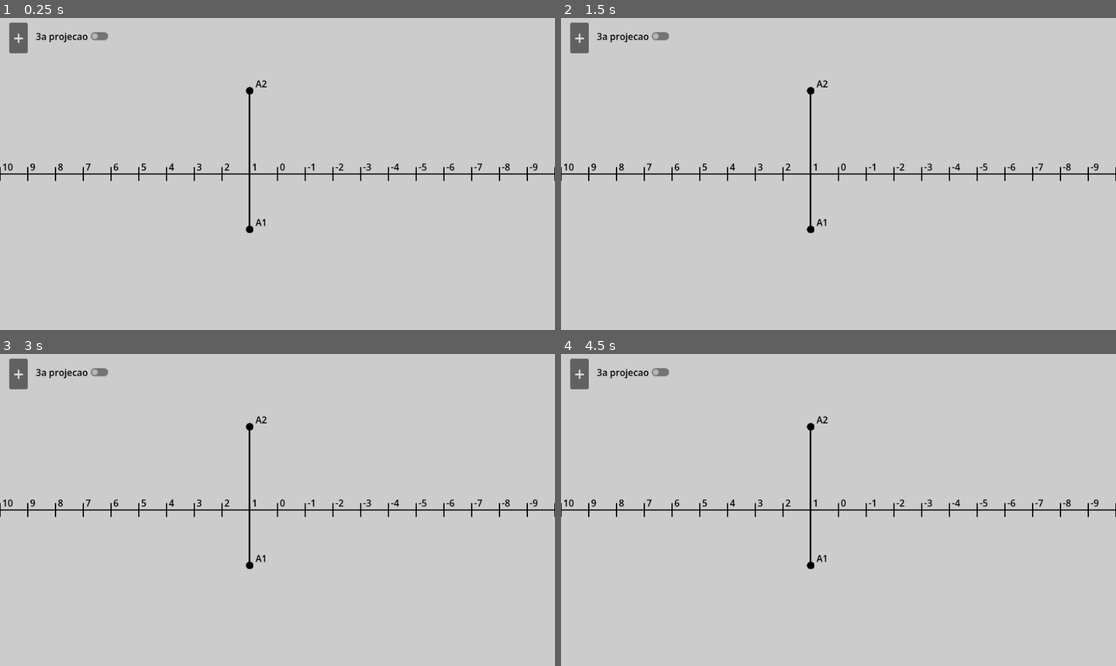
Above: before the commit, frames 1-4 (two rows, left to right).
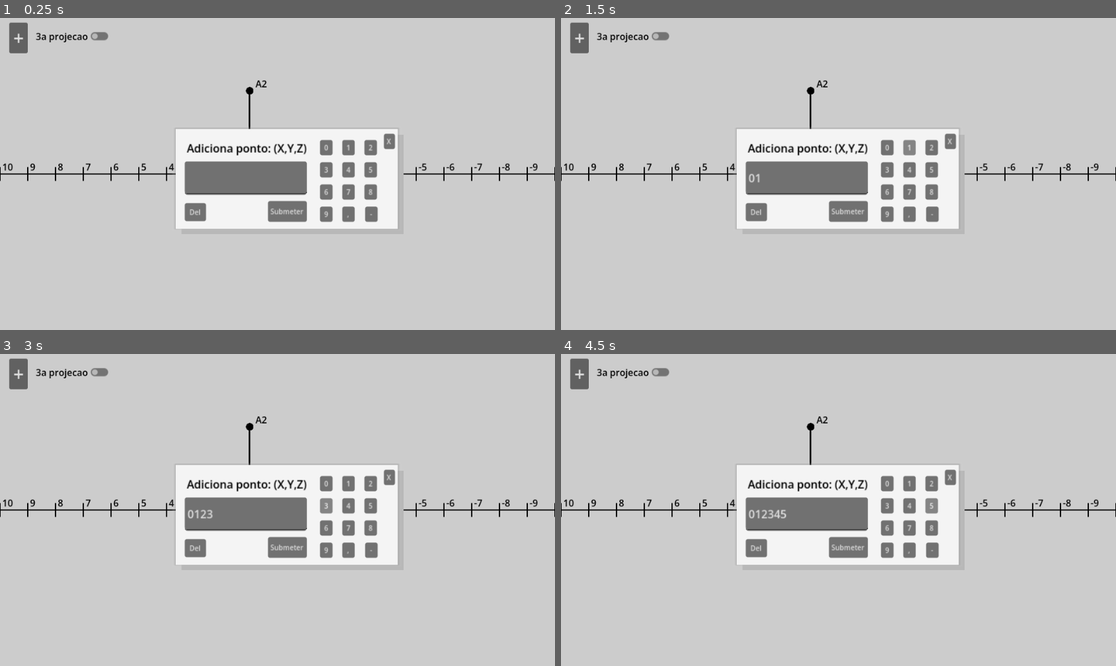
Above: after the commit, the same moments.

Repository: KP913/GeoDes-Editor
Game: Godot game, scene res://main.tscn
The game is run twice, just before and just after one commit, with the same random seed, the same clock (stepped at 60 frames per second) and the same inputs.
Inputs (mouse positions are in pixels of both pictures, inside the frame that each line leads up to):
- Up to frame 1 (0.25 s): no input
- Up to frame 2 (1.5 s): click (888, 149) at 0.5 s, where only the run after the commit has a clickable "0"; click (910, 149) at 1.25 s, where only the run after the commit has a clickable "1"
- Up to frame 3 (3 s): click (371, 485) at 2 s, where only the run after the commit has a clickable "2"; click (327, 506) at 2.75 s, where only the run after the commit has a clickable "3"
- Up to frame 4 (4.5 s): click (910, 506) at 3.5 s, where only the run after the commit has a clickable "4"; click (932, 506) at 4.25 s, where only the run after the commit has a clickable "5"

The runs differ from the first frame. In frame 1, 12% of the frame differs, in the area x 31-73%, y 34-70%; in frame 2, 12%; in frame 3, 12%; in frame 4, 12%.

Commit message:
Update add_point_popup.gd and main.tscn

Diff:
--- a/add_point_popup.gd
+++ b/add_point_popup.gd
@@ -1,11 +1,10 @@
 extends Control
-var valid_chars = ["0", "1", "2", "3", "4", "5", "6", "7", "8", "9", ","]
+var valid_chars = ["0", "1", "2", "3", "4", "5", "6", "7", "8", "9", ",", "-"]
 @onready var main = find_parent("Main")
 
 # Called when the node enters the scene tree for the first time.
 func _ready() -> void:
 	pass # Replace with function body.
-
 
 # Called every frame. 'delta' is the elapsed time since the previous frame.
 func _process(delta: float) -> void:
@@ -16,16 +15,15 @@
 		if $LineEdit.text.length() != 0:
 			$LineEdit.text = $LineEdit.text.substr(0, $LineEdit.text.length() - 1)
 	else:
+		#if char == "-"
+			#var text_temp = $LineEdit.text +char
+
 		$LineEdit.text += char
-
 
 func _on_line_edit_text_changed(new_text: String) -> void:
 	for char in new_text:
 		if char not in valid_chars:
 			$LineEdit.text = new_text.remove_char(ord(char))
-
-
-
 
 func close_popup() -> void:
 	$LineEdit.text = ""
@@ -51,3 +49,12 @@
 	main.points.append(point)
 	main.add_point(point)
 	close_popup()
+
+func check_valid_minus(coords: String):
+	var lista
+	lista = coords.split(",")
+	for coord in lista:
+		for i in coord.length():
+			if coord[i] == "-" and i != 0:
+				return false
+	return true
--- a/main.tscn
+++ b/main.tscn
@@ -65,7 +65,6 @@
 text = "3a projecao"
 
 [node name="AddPointPopup" type="Control" parent="HUD" unique_id=1195964123]
-visible = false
 layout_mode = 3
 anchors_preset = 0
 offset_left = 448.00003
@@ -74,7 +73,6 @@
 offset_bottom = 280.0
 scale = Vector2(1.2, 1.2)
 script = ExtResource("3_1bvp3")
-metadata/_edit_group_ = true
 
 [node name="ErrorMessage" type="Label" parent="HUD/AddPointPopup" unique_id=1493610642]
 visible = false
@@ -229,19 +227,19 @@
 
 [node name="ButtonDelete" type="Button" parent="HUD/AddPointPopup" unique_id=372441683]
 layout_mode = 0
-offset_left = 151.99994
-offset_top = 71.999985
-offset_right = 175.99994
-offset_bottom = 93.999985
+offset_left = -106.66669
+offset_top = 66.66666
+offset_right = -76.00003
+offset_bottom = 92.66666
 theme_override_font_sizes/font_size = 10
 text = "Del"
 
 [node name="ButtonSubmit" type="Button" parent="HUD/AddPointPopup" unique_id=1442176851]
 layout_mode = 0
-offset_left = 15.9999695
-offset_top = 63.999985
-offset_right = 71.99997
-offset_bottom = 93.999985
+offset_left = 13.333
+offset_top = 64.0
+offset_right = 69.33301
+offset_bottom = 94.0
 theme_override_font_sizes/font_size = 10
 text = "Submeter"
 
@@ -253,6 +251,15 @@
 offset_bottom = -11.333347
 theme_override_font_sizes/font_size = 10
 text = "X"
+
+[node name="ButtonMinus" type="Button" parent="HUD/AddPointPopup" unique_id=1479034099]
+layout_mode = 0
+offset_left = 153.333
+offset_top = 72.0
+offset_right = 171.333
+offset_bottom = 94.0
+theme_override_font_sizes/font_size = 10
+text = "-"
 
 [connection signal="pressed" from="HUD/AddPoint" to="HUD/AddPointPopup" method="popupoppen"]
 [connection signal="toggled" from="HUD/3aProjecao" to="." method="_on_a_projecao_toggled"]
@@ -271,3 +278,4 @@
 [connection signal="pressed" from="HUD/AddPointPopup/ButtonDelete" to="HUD/AddPointPopup" method="add_char" binds= ["DEL"]]
 [connection signal="pressed" from="HUD/AddPointPopup/ButtonSubmit" to="HUD/AddPointPopup" method="submit_text"]
 [connection signal="pressed" from="HUD/AddPointPopup/ButtonClose" to="HUD/AddPointPopup" method="close_popup"]
+[connection signal="pressed" from="HUD/AddPointPopup/ButtonMinus" to="HUD/AddPointPopup" method="add_char" binds= ["-"]]
